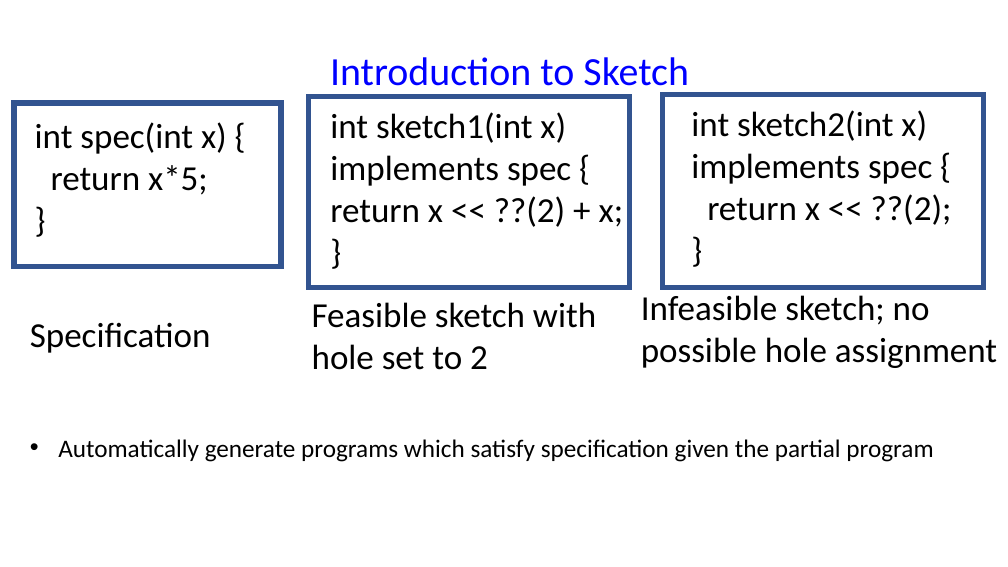
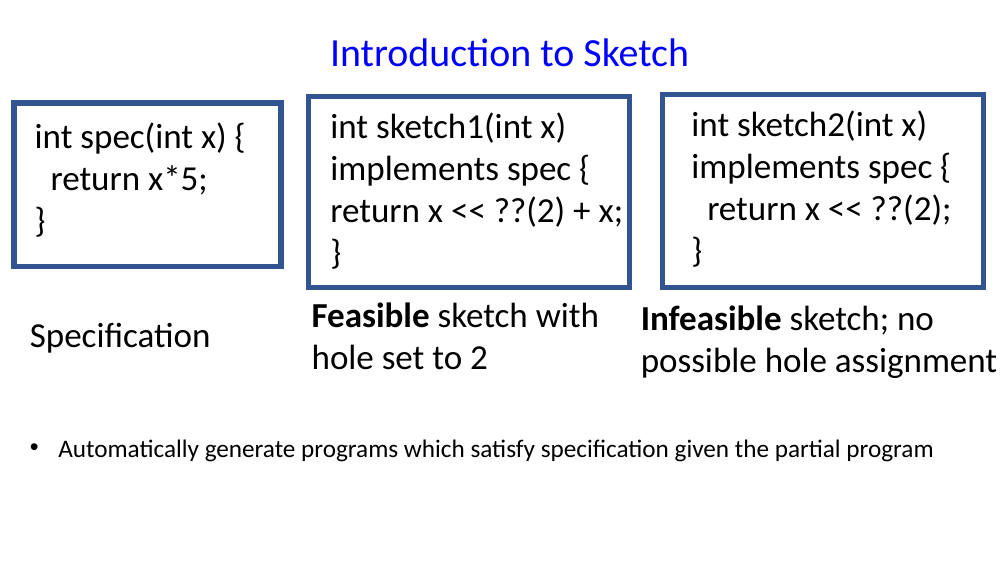
Before and after one commit to chipmunk-project/chipmunk_talk, a slide deck: slide 4 of HotNets_talk.pptx. Drawn at 1008x567 pixels with LibreOffice and Linux fonts; fonts in the diff are those of the drawing. Boxes give left, top, right and bottom in pixels: in the first picture for what was removed or moved away, otherwise in the second. Text is boxed around its words. In the diff, an @@ line names an element or a change of style, - is before the commit and + after.

```diff
--- a/HotNets_talk.pptx
+++ b/HotNets_talk.pptx
@@ text "Introduction to Sketch" rewrapped from <box>330,57,689,96</box> to <box>330,38,689,67</box> @@
@@ text "Infeasible sketch; no": place and size @@
-text "Infeasible sketch; no" at <box>641,295,997,368</box>
+text "Infeasible sketch; no" at <box>641,305,997,378</box>
@@ text at <box>312,302,599,328</box>: bold on in "Feasible" @@
@@ text at <box>641,305,934,335</box>: bold on in "Infeasible" @@
```
